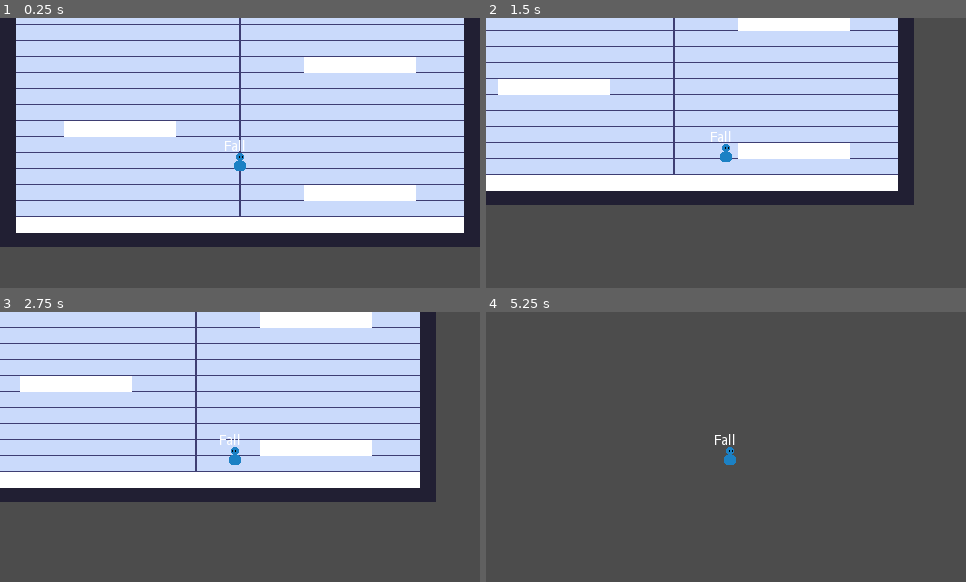
Above: before the commit, frames 1-4 (two rows, left to right).
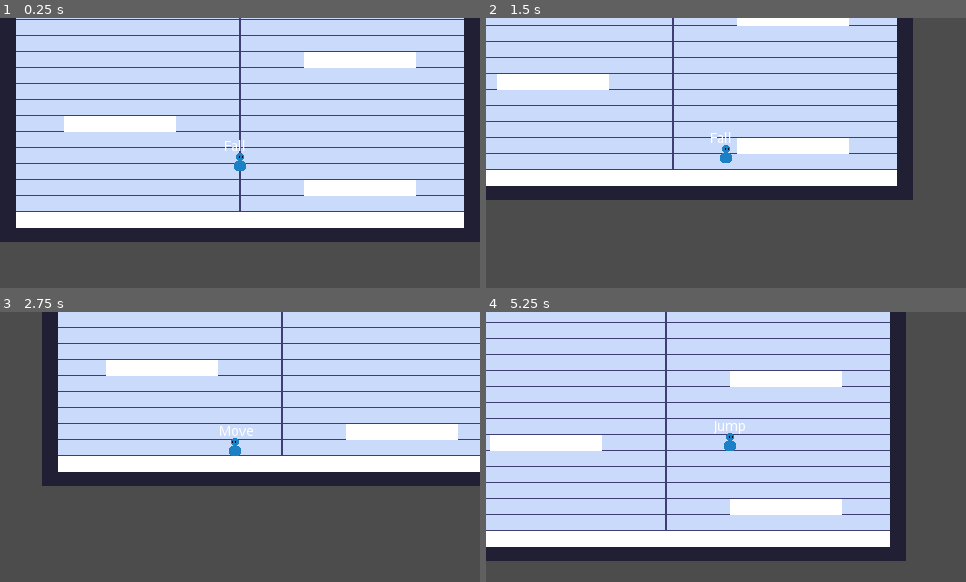
Above: after the commit, the same moments.

Repository: VuurMos/godot-3.5-platformer-character-controller
Game: Godot game, scene res://Game.tscn
Two runs of this game, one before a commit and one after it. Both use one fixed random seed, a clock stepped at 60 frames per second and the inputs below.
Inputs:
- Up to frame 1 (0.25 s): no input
- Up to frame 2 (1.5 s): hold Space (jump) 0.53-1.28 s; hold Right (right) from 0.53 s (still down); tap Space (jump) at 1.35 s
- Up to frame 3 (2.75 s): tap Space (jump) at 1.52, 1.82 s; release Right (right) at 2.03 s; hold Left (left) from 2.03 s (still down); hold Space (jump) from 2.03 s (still down)
- Up to frame 4 (5.25 s): release Left (left) at 2.78 s; release Space (jump) at 2.78 s; hold Right (right) 2.78-4.28 s; tap Space (jump) at 2.85, 3.02, 3.32, 4.35, 4.52, 4.82 s; hold Space (jump) 3.53-4.28 s; hold Left (left) 4.28-5.03 s; hold Right (right) from 5.03 s (still down); hold Space (jump) from 5.03 s (still down)

The runs differ from the first frame. In frame 1, 16% of the frame differs, in the area x 0-100%, y 0-85%; in frame 2, 13%; in frame 3, 36%; in frame 4, 81%, in the area x 0-88%, y 0-93%.

Commit message:
Constant gravity when moving to fix y vel jitter

Diff:
--- a/platformer-controller/player/platform-controller.gd
+++ b/platformer-controller/player/platform-controller.gd
@@ -54,7 +54,6 @@
 
 
 func _physics_process(delta):
-	print(state_machine.state)
 	input_direction = _get_input_direction()
 
 
--- a/platformer-controller/player/player-state-machine/player-states/player-air-state.gd
+++ b/platformer-controller/player/player-state-machine/player-states/player-air-state.gd
@@ -3,15 +3,12 @@
 extends PlayerState
 
 
-func update(delta: float) -> void:
-#	# Double jump check
+func check_air_transitions():
+	# Double jump check
 	if !player.jump_buffer.is_stopped() and player.allow_double_jump:
 		player.allow_double_jump = false
 		state_machine.transition_to("Jump")
 
-	# Player air movement
-	player.apply_movement()
-
 	# If grounded, transition to move or idle states
 	if player.is_on_floor():
 		state_machine.transition_to("Land")
--- a/platformer-controller/player/player-state-machine/player-states/player-fall-state.gd
+++ b/platformer-controller/player/player-state-machine/player-states/player-fall-state.gd
@@ -11,10 +11,11 @@
 
 
 func update(delta: float) -> void:
-	# Jump check with coyote time
+	player.apply_fall_gravity()
+	player.apply_movement()
+
+	# Jump check - needs to be before double jump check!
 	if !player.jump_buffer.is_stopped() and !player.coyote_timer.is_stopped():
 		state_machine.transition_to("Jump")
 
-	.update(delta)
-
-	player.apply_fall_gravity()
+	check_air_transitions()
--- a/platformer-controller/player/player-state-machine/player-states/player-ground-state.gd
+++ b/platformer-controller/player/player-state-machine/player-states/player-ground-state.gd
@@ -6,11 +6,11 @@
 	player.allow_double_jump = true
 
 
-func update(delta: float) -> void:
-	player.velocity.y = 0
+func check_ground_transitions():
+	if !player.jump_buffer.is_stopped():
+		state_machine.transition_to("Jump")
+		return
 
 	if !player.is_on_floor():
 		state_machine.transition_to("Fall", {from_ground = true})
-
-	if !player.jump_buffer.is_stopped():
-		state_machine.transition_to("Jump")
+		return
--- a/platformer-controller/player/player-state-machine/player-states/player-idle-state.gd
+++ b/platformer-controller/player/player-state-machine/player-states/player-idle-state.gd
@@ -4,12 +4,11 @@
 
 func enter(msg := {}) -> void:
 	.enter(msg)
-	player.velocity = Vector2.ZERO
 
 
 func update(delta: float) -> void:
-	.update(delta)
-
 	# If player direction input or x velocity != 0, transition to the move state
 	if !is_zero_approx(player.input_direction) or !is_zero_approx(player.velocity.x):
 		state_machine.transition_to("Move")
+
+	check_ground_transitions()
--- a/platformer-controller/player/player-state-machine/player-states/player-jump-state.gd
+++ b/platformer-controller/player/player-state-machine/player-states/player-jump-state.gd
@@ -9,12 +9,6 @@
 
 
 func update(delta: float) -> void:
-	# If y velocity becomes positive, transition to fall state
-	if player.velocity.y > 0:
-		state_machine.transition_to("Fall")
-
-	.update(delta)
-
 		# Jump cancel (variable jump height)
 	if !player.jump_input:
 		player.apply_fall_gravity()
@@ -24,3 +18,11 @@
 			print("low grav!")
 		else:
 			player.apply_jump_gravity()
+
+	player.apply_movement()
+
+	check_air_transitions()
+
+	# If y velocity becomes positive, transition to fall state
+	if player.velocity.y > 0:
+		state_machine.transition_to("Fall")
--- a/platformer-controller/player/player-state-machine/player-states/player-land-state.gd
+++ b/platformer-controller/player/player-state-machine/player-states/player-land-state.gd
@@ -8,7 +8,7 @@
 		Events.emit_signal("cam_noise_screen_shaked", 0.3)
 
 func update(delta: float) -> void:
-	.update(delta)
+	check_ground_transitions()
 
 	if is_zero_approx(player.velocity.x):
 		state_machine.transition_to("Idle")
--- a/platformer-controller/player/player-state-machine/player-states/player-move-state.gd
+++ b/platformer-controller/player/player-state-machine/player-states/player-move-state.gd
@@ -7,10 +7,12 @@
 
 
 func update(delta: float) -> void:
-	.update(delta)
+	# Need to apply gravity: there is a y velocity "bump" when moving = fall state transition
+	player.apply_fall_gravity()
+	player.apply_movement()
+
+	check_ground_transitions()
 
 	# If player x velocity == 0, transition to the idle state
 	if is_zero_approx(player.velocity.x):
 		state_machine.transition_to("Idle")
-
-	player.apply_movement()
